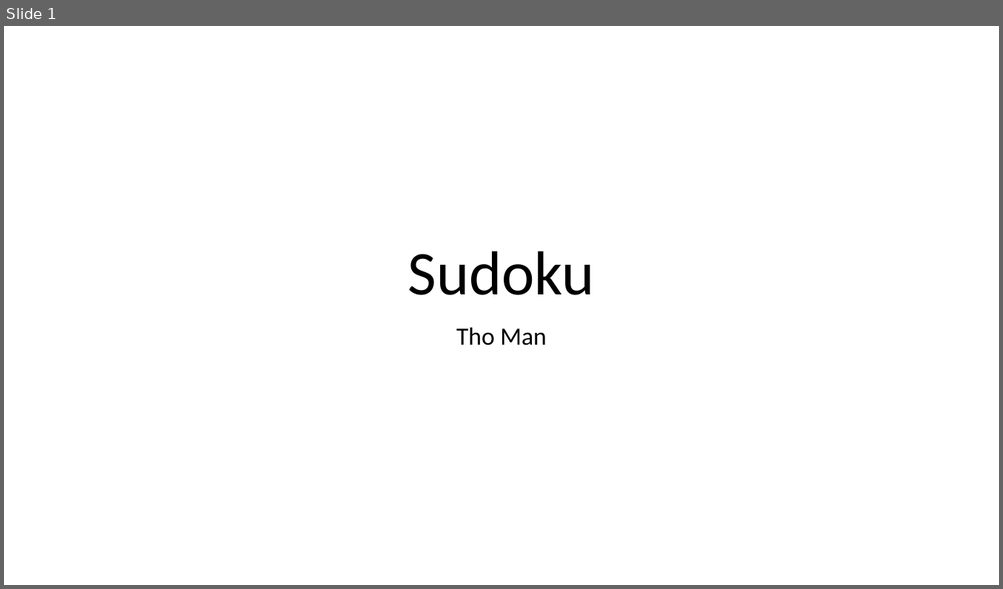
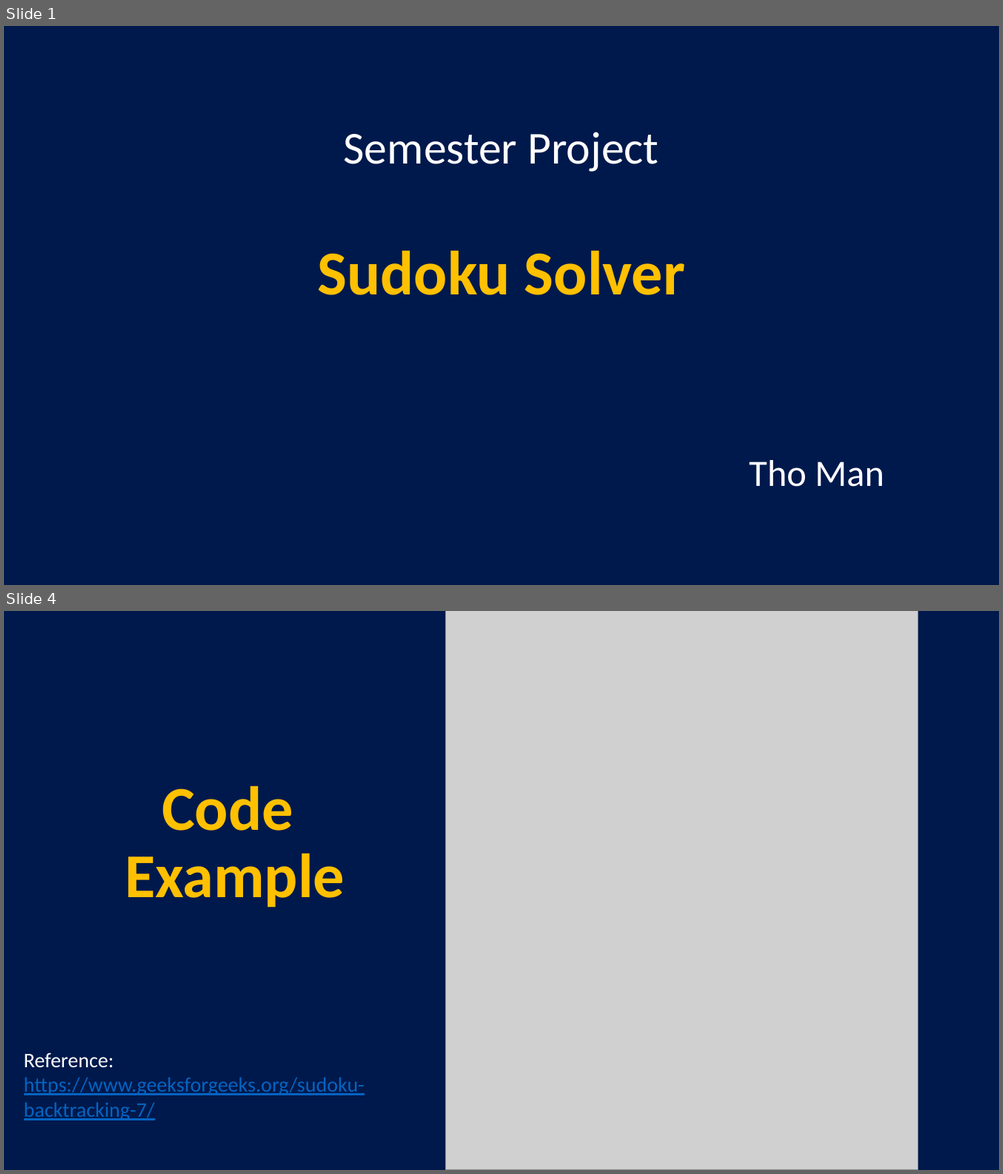
Before and after one commit to thoquocman/Sudoku, a slide deck: proposal/ThoMan_Sudoku_ProposalSlides.pptx. Shown one above the other, each under a label of ours: slide 1 before the commit, slides 1 and 4 after it; the slides between them are not shown. The pictures are 1003x589 and 1003x1174 pixels, drawn with LibreOffice and Linux fonts; fonts in the diff are those of the drawing; grey boxes stand for pictures. Boxes give left, top, right and bottom in pixels: in the first picture for what was removed or moved away, otherwise in the second. Text is boxed around its words. In the diff, an @@ line names an element or a change of style, - is before the commit and + after.

```diff
--- a/proposal/ThoMan_Sudoku_ProposalSlides.pptx
+++ b/proposal/ThoMan_Sudoku_ProposalSlides.pptx
@@ slide 4 added at (4, 611, 999, 1170), background #00194C @@
@@ picture added at (446, 611, 918, 1170) @@
@@ title added at (125, 786, 344, 908), 60.3 pt, text #FFC000, bold @@
+Code
+Example
@@ text added at (24, 1053, 364, 1121), 20 pt, text #0563C1, underline @@
+Reference: https://www.geeksforgeeks.org/sudoku-backtracking-7/
@@ slide 1 changed as well @@
@@ background #FFFFFF to #00194C @@
@@ title at (317, 132, 685, 295): text changed; size 60 to 44.1 pt; text colour #000000 to #FFFFFF @@
-Sudoku
+Semester Project
+Sudoku Solver
@@ subtitle "Tho Man": place and size @@
-subtitle "Tho Man" at (456, 327, 546, 346)
+subtitle "Tho Man" at (748, 460, 884, 487)
@@ subtitle "Tho Man" at (748, 460, 884, 487): size 24 to 36 pt, text colour #000000 to #FFFFFF @@
```
Also in this commit, not shown: 5 other slides added, 1 slide removed.
